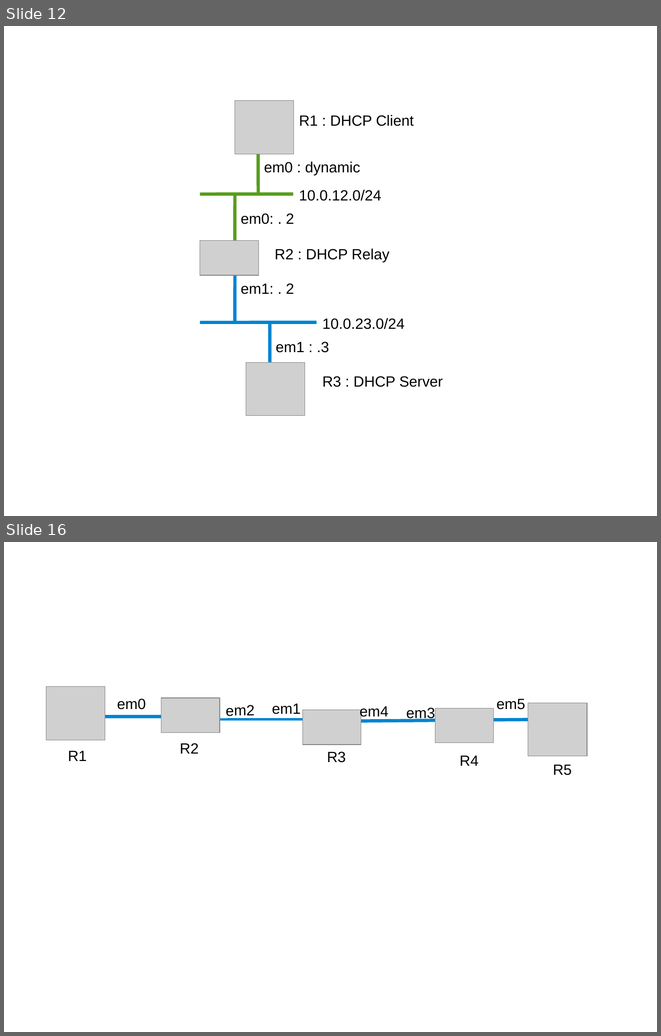
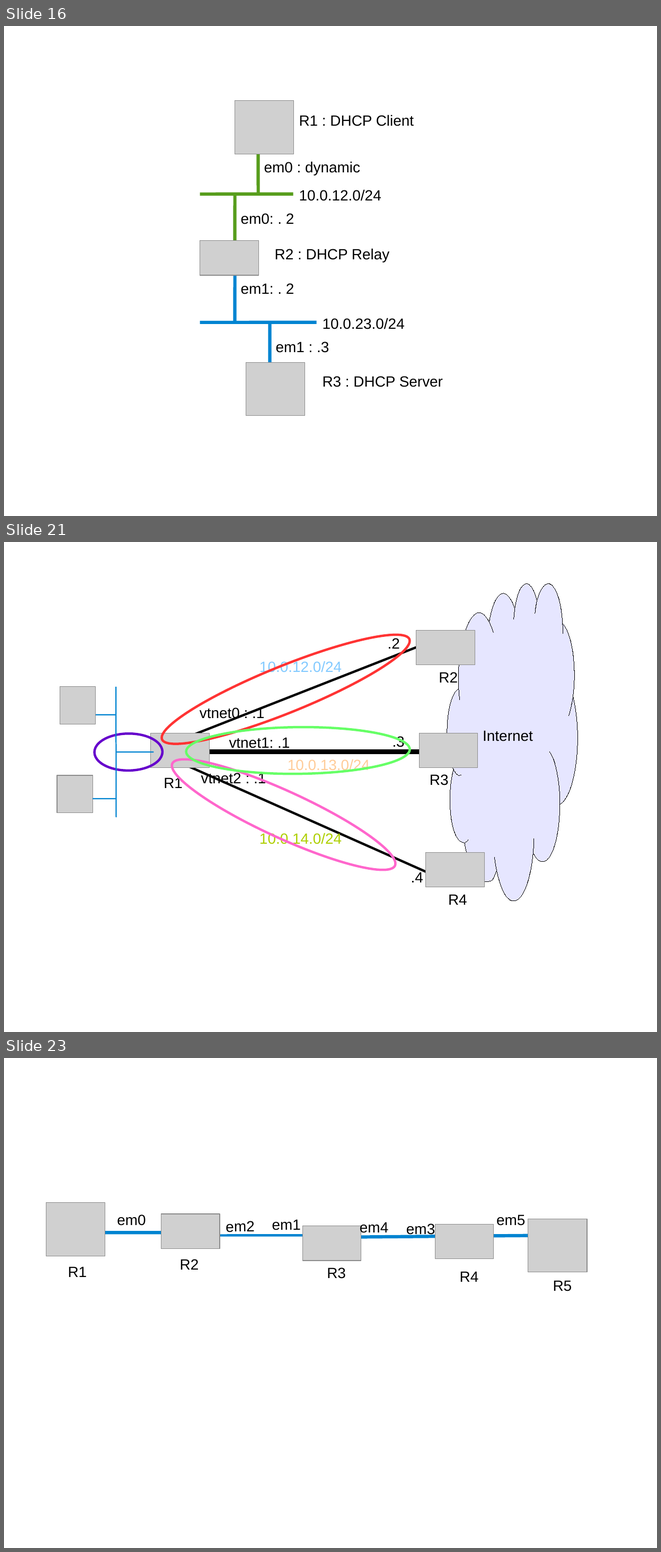
Before and after one commit to ocochard/BSDRP, a slide deck: docs/labs.examples.odp. Shown one above the other, each under a label of ours: slides 12 and 16 before the commit, slides 16, 21 and 23 after it; the slides between them are not shown. The pictures are 661x1036 and 661x1552 pixels, drawn with LibreOffice and Linux fonts; fonts in the diff are those of the drawing; grey boxes stand for pictures. Boxes give left, top, right and bottom in pixels: in the first picture for what was removed or moved away, otherwise in the second. Text is boxed around its words. In the diff, an @@ line names an element or a change of style, - is before the commit and + after.

```diff
--- a/docs/labs.examples.odp
+++ b/docs/labs.examples.odp
@@ slide 21 added at <box>4,542,657,1032</box>, background #FFFFFF @@
@@ freeform shape added at <box>447,583,577,900</box>, fill #E6E6FF, outline #000000 0 pt, 18 pt, text #000000 @@
+Internet
@@ ellipse added at <box>153,617,418,761</box>, outline #FF3333 2.89 pt @@
@@ picture added at <box>416,631,475,664</box> @@
@@ line added from (424, 644) to (186, 738), #000000 2.83 pt @@
@@ text added at <box>388,638,400,649</box>, 18 pt, text #000000 @@
+.2
@@ text added at <box>259,660,342,674</box>, 18 pt, text #83CAFF @@
+10.0.12.0/24
@@ text added at <box>439,672,458,682</box>, 18 pt, text #000000 @@
+R2
@@ picture added at <box>60,687,95,724</box> @@
@@ line added from (116, 818) to (116, 687), #0084D1 1.45 pt @@
@@ line added from (88, 714) to (116, 714), #0084D1 1.45 pt @@
@@ text added at <box>200,706,264,721</box>, 18 pt, text #000000 @@
+vtnet0 : .1
@@ ellipse added at <box>186,726,410,775</box>, outline #66FF66 2.89 pt @@
@@ ellipse added at <box>95,733,163,770</box>, outline #6600CC 2.89 pt @@
@@ picture added at <box>150,733,209,767</box> @@
@@ ellipse added at <box>162,742,405,887</box>, outline #FF66CC 2.89 pt @@
@@ text added at <box>229,737,290,750</box>, 18 pt, text #000000 @@
+vtnet1: .1
@@ text added at <box>392,735,405,747</box>, 18 pt, text #000000 @@
+.3
@@ picture added at <box>420,733,478,767</box> @@
@@ line added from (116, 752) to (154, 752), #0084D1 1.45 pt @@
@@ line added from (433, 875) to (176, 761), #000000 2.83 pt @@
@@ line added from (420, 752) to (202, 752), #000000 5.67 pt @@
@@ text added at <box>288,759,370,773</box>, 18 pt, text #FFCC99 @@
+10.0.13.0/24
@@ picture added at <box>56,775,93,813</box> @@
@@ text added at <box>164,776,183,788</box>, 18 pt, text #000000 @@
+R1
@@ text added at <box>201,771,266,786</box>, 18 pt, text #000000 @@
+vtnet2 : .1
@@ text added at <box>430,774,449,785</box>, 18 pt, text #000000 @@
+R3
@@ line added from (93, 799) to (116, 799), #0084D1 1.45 pt @@
@@ text added at <box>259,832,342,846</box>, 18 pt, text #AECF00 @@
+10.0.14.0/24
@@ picture added at <box>426,853,485,887</box> @@
@@ text added at <box>411,871,423,882</box>, 18 pt, text #000000 @@
+.4
@@ text added at <box>448,894,467,905</box>, 18 pt, text #000000 @@
+R4
@@ what was slide 12 is now slide 16 @@
@@ what was slide 16 is now slide 23 @@
```
Also in this commit, not shown: 4 slides changed, 6 other slides added, 11 other files.
